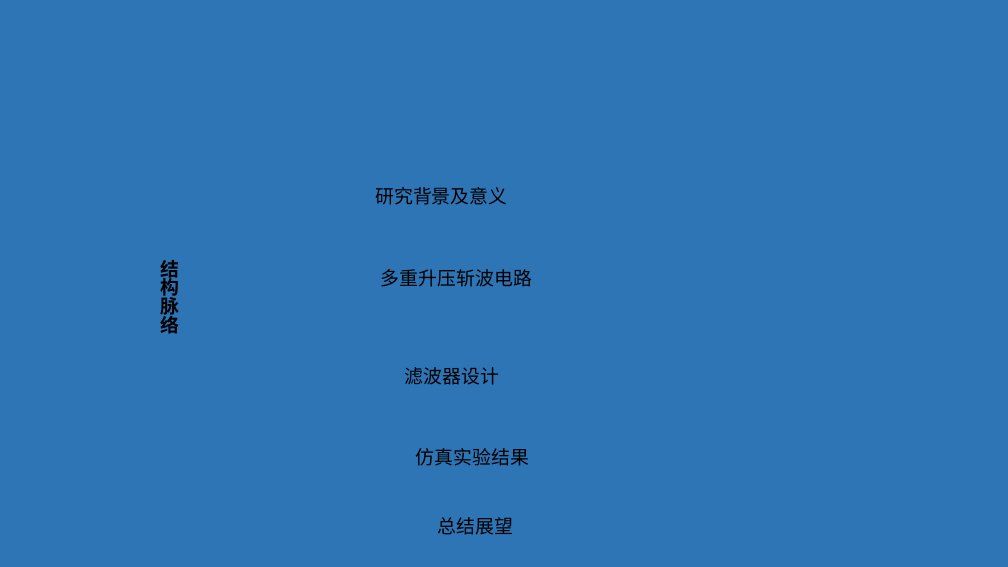
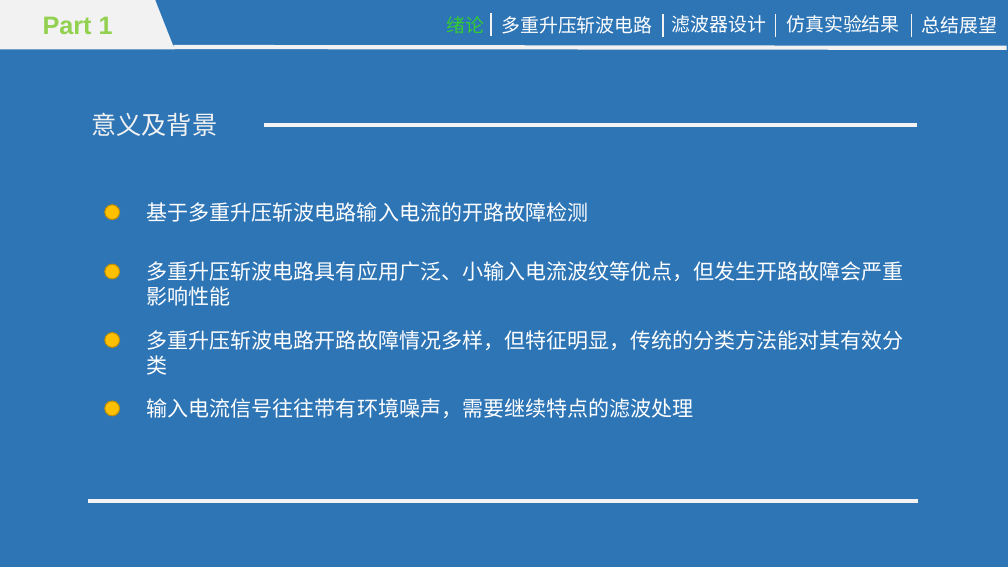
Before and after one commit to mcyang123/paper, a slide deck: slide 3 of 答辩.pptx (slide 2 before the commit). Drawn at 1008x567 pixels with LibreOffice and Linux fonts; fonts in the diff are those of the drawing. Boxes give left, top, right and bottom in pixels: in the first picture for what was removed or moved away, otherwise in the second. Text is boxed around its words. In the diff, an @@ line names an element or a change of style, - is before the commit and + after.

```diff
--- a/答辩.pptx
+++ b/答辩.pptx
@@ rectangle added at [0,0,155,49], fill #F2F2F2, 24 pt, text #92D050, bold @@
+Part 1
@@ right triangle added at [155,0,175,49], fill #F2F2F2 @@
@@ text added at [446,16,484,34], 18 pt, text #33CC33 @@
+绪论
@@ line added from (492, 14) to (492, 36), #F2F2F2 1.5 pt @@
@@ text "多重升压斩波电路": place and size @@
-text "多重升压斩波电路" at [381,269,532,287]
+text "多重升压斩波电路" at [501,16,652,34]
@@ line added from (663, 14) to (663, 36), #F2F2F2 1.5 pt @@
@@ text "滤波器设计": place and size @@
-text "滤波器设计" at [405,367,499,385]
+text "滤波器设计" at [671,15,765,33]
@@ line added from (776, 14) to (776, 36), #F2F2F2 1.5 pt @@
@@ text "仿真实验结果": place and size @@
-text "仿真实验结果" at [416,448,529,466]
+text "仿真实验结果" at [786,15,899,33]
@@ line added from (912, 14) to (912, 36), #F2F2F2 1.5 pt @@
@@ font Calibri to Noto Sans CJK SC, text colour #000000 to #FFFFFF in 4 elements at [501,16,652,34], [671,15,765,33], [786,15,899,33], [922,16,998,34] @@
@@ text "总结展望": place and size @@
-text "总结展望" at [437,517,513,535]
+text "总结展望" at [922,16,998,34]
@@ line added from (173, 47) to (1007, 48), #F2F2F2 4 pt @@
@@ text added at [91,112,217,136], 24 pt, text #F2F2F2 @@
+意义及背景
@@ line added from (917, 125) to (264, 125), #F2F2F2 4 pt @@
@@ ellipse added at [105,205,120,220], fill #FFC000, outline #BD8E00 1 pt @@
@@ text added at [147,202,589,222], 20 pt, text #FFFFFF @@
+基于多重升压斩波电路输入电流的开路故障检测
@@ text removed at [375,187,507,205] @@
-研究背景及意义
@@ ellipse added at [105,264,120,279], fill #FFC000, outline #BD8E00 1 pt @@
@@ text added at [147,261,904,306], 20 pt, text #FFFFFF @@
+多重升压斩波电路具有应用广泛、小输入电流波纹等优点，但发生开路故障会严重
+影响性能
@@ text removed at [160,260,179,334] @@
-结构脉络
@@ ellipse added at [105,333,120,348], fill #FFC000, outline #BD8E00 1 pt @@
@@ text added at [147,330,904,375], 20 pt, text #FFFFFF @@
+多重升压斩波电路开路故障情况多样，但特征明显，传统的分类方法能对其有效分
+类
@@ ellipse added at [105,401,120,416], fill #FFC000, outline #BD8E00 1 pt @@
@@ text added at [147,398,694,418], 20 pt, text #FFFFFF @@
+输入电流信号往往带有环境噪声，需要继续特点的滤波处理
@@ line added from (919, 501) to (88, 501), #F2F2F2 4 pt @@
```
Also in this commit, not shown: 8 slides added, 1 slide removed.
